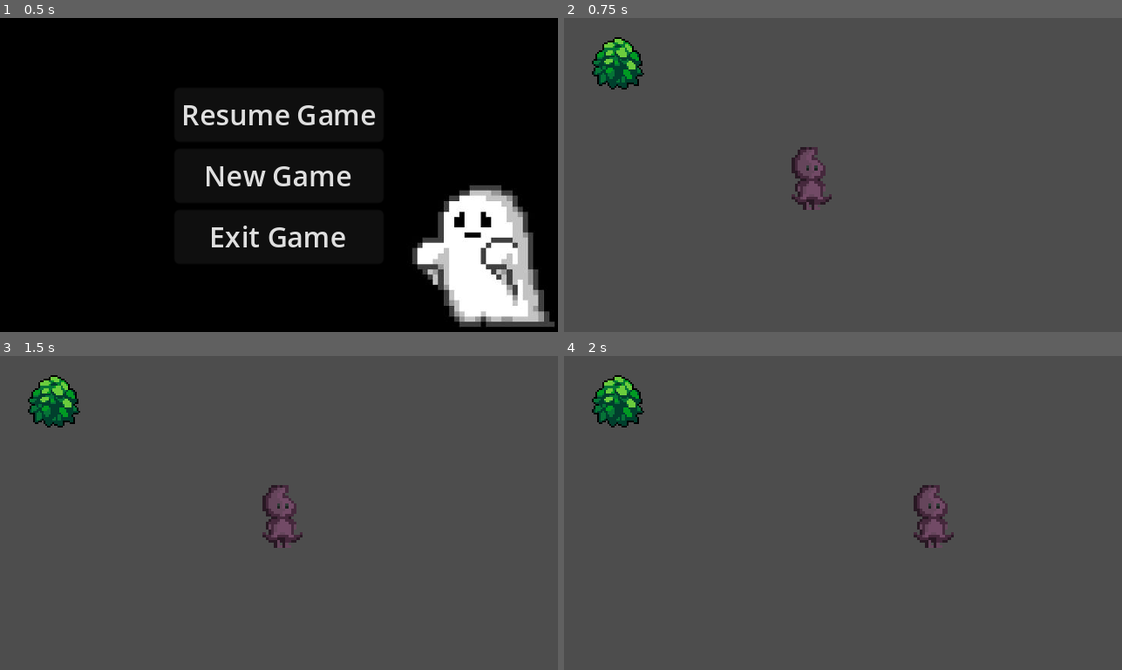
Above: before the commit, frames 1-4 (two rows, left to right).
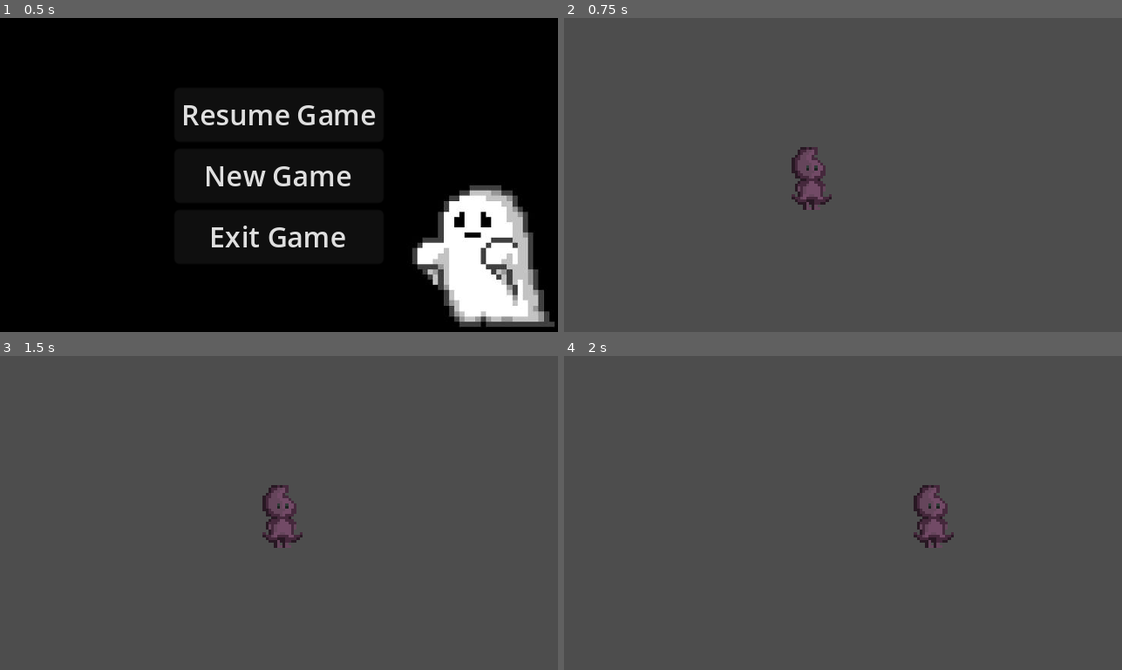
Above: after the commit, the same moments.

Repository: mkseay2/spirit
Game: Godot game, scene res://menu.tscn
Two runs of this game, one before a commit and one after it. Both use one fixed random seed, a clock stepped at 60 frames per second and the inputs below.
Inputs:
- Up to frame 1 (0.5 s): no input
- Up to frame 2 (0.75 s): click "New Game" at 0.5 s
- Up to frame 3 (1.5 s): tap Enter at 1.25 s; hold Right (ui_right) from 1.28 s (still down)
- Up to frame 4 (2 s): keep holding Right (ui_right)

Frame 1 is identical in both runs. In frame 2, 1.1% of the frame differs, in the area x 5-15%, y 6-23%; in frame 3, 1.1%; in frame 4, 1.1%.

Commit message:
testing webhook

Diff:
--- a/Levels/level_1.tscn
+++ b/Levels/level_1.tscn
@@ -1,15 +1,9 @@
-[gd_scene load_steps=4 format=3 uid="uid://ccqge3ngqc4y1"]
+[gd_scene load_steps=3 format=3 uid="uid://ccqge3ngqc4y1"]
 
-[ext_resource type="Texture2D" uid="uid://bkndmk2bqhe24" path="res://Action RPG Resources/World/Bush.png" id="1_a4x3t"]
 [ext_resource type="Texture2D" uid="uid://bia8g5wi6x8n5" path="res://PlayerCharacter/MelSpirit.png" id="2_6jwt3"]
 [ext_resource type="Script" path="res://PlayerCharacter/Player.gd" id="2_ljucy"]
 
 [node name="Level1" type="Node2D"]
-
-[node name="Bush" type="Sprite2D" parent="."]
-position = Vector2(31, 26.5)
-scale = Vector2(1, 1.03125)
-texture = ExtResource("1_a4x3t")
 
 [node name="Player" type="CharacterBody2D" parent="."]
 position = Vector2(137, 86)
